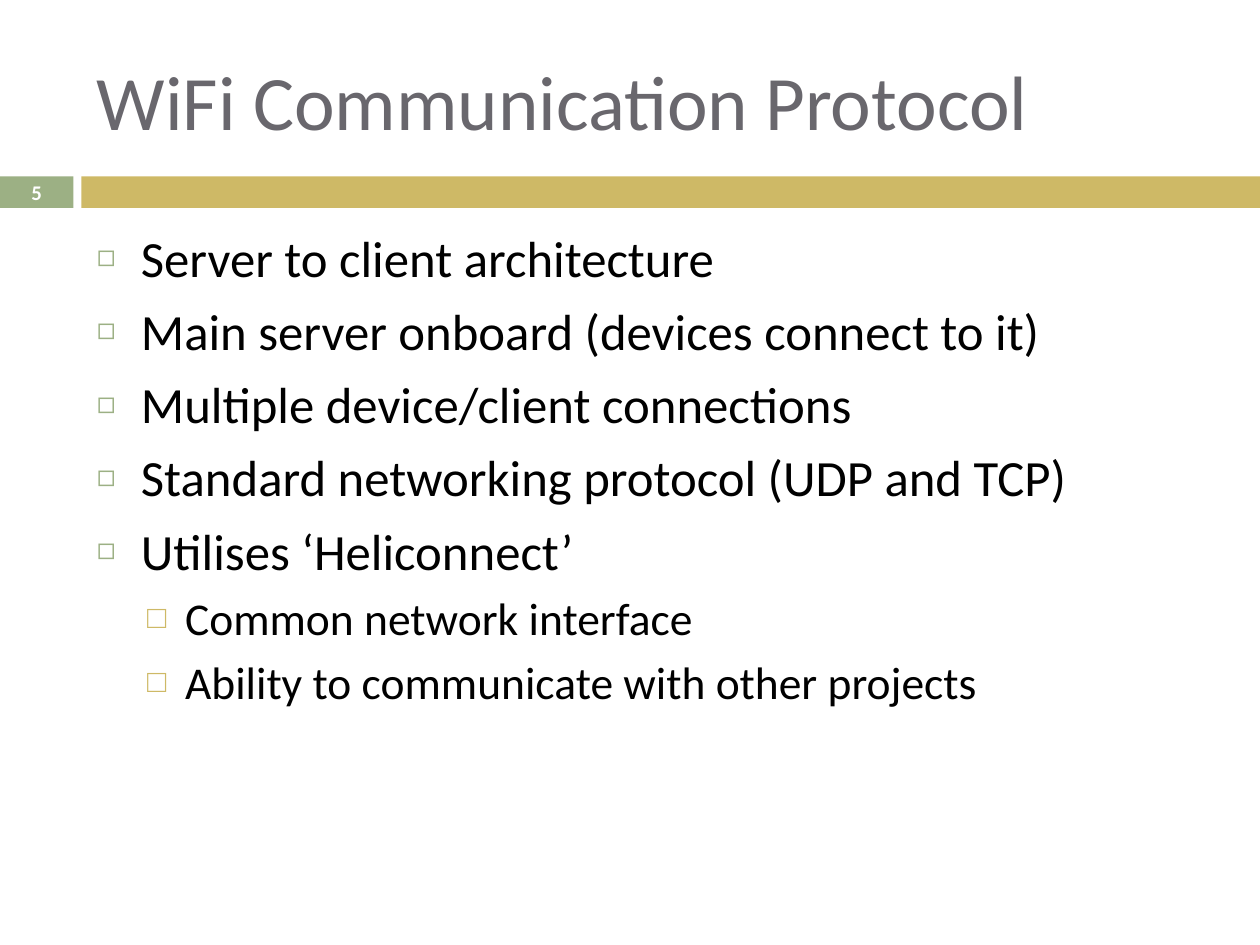
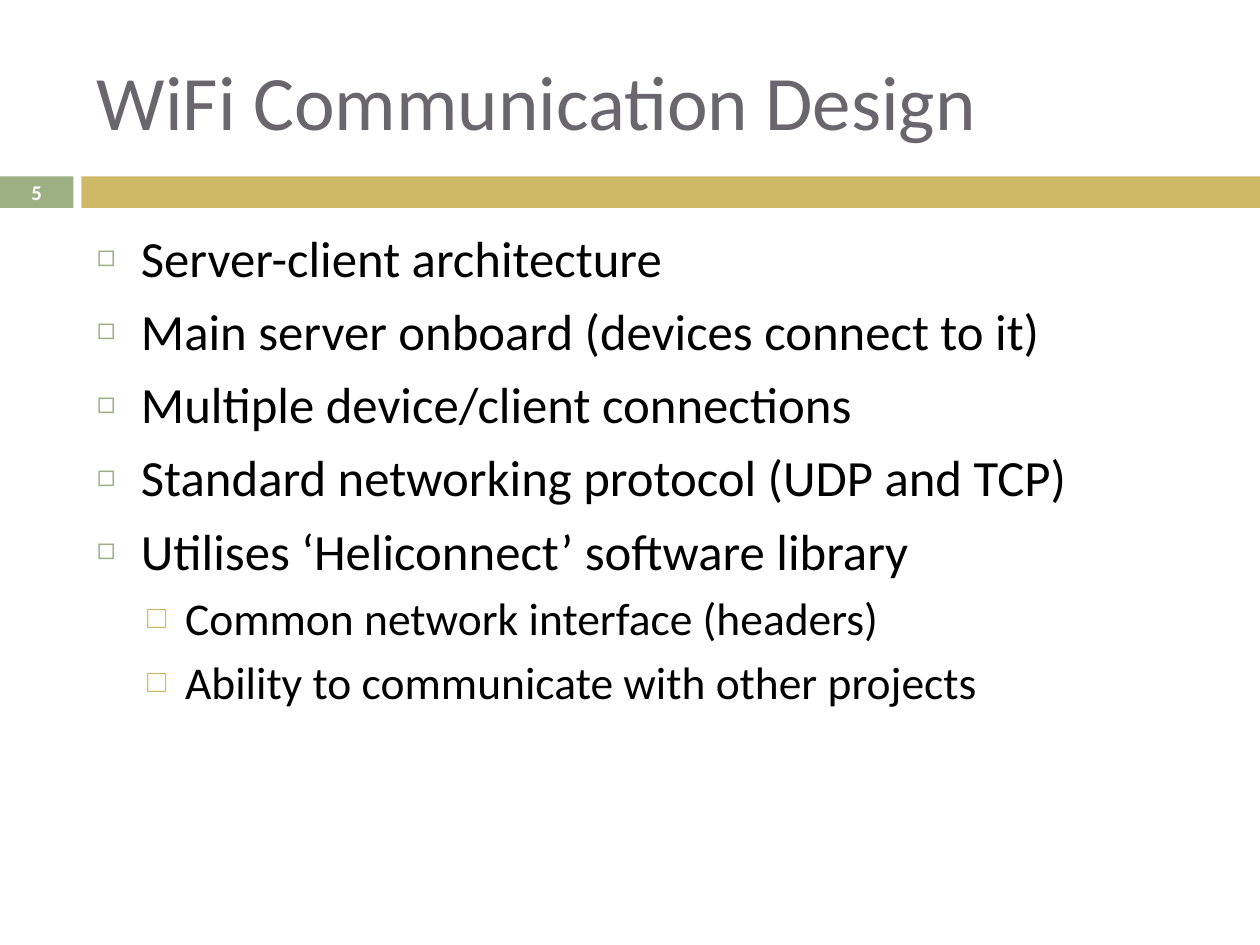
Before and after one commit to lijian8/ahns10, a slide deck: slide 5 of docproject/official_ahns/presentations/liam_semester1.pptx. Drawn at 1260x945 pixels with LibreOffice and Linux fonts; fonts in the diff are those of the drawing. Boxes give left, top, right and bottom in pixels: in the first picture for what was removed or moved away, otherwise in the second. Text is boxed around its words. In the diff, an @@ line names an element or a change of style, - is before the commit and + after.

```diff
--- a/docproject/official_ahns/presentations/liam_semester1.pptx
+++ b/docproject/official_ahns/presentations/liam_semester1.pptx
@@ title at bbox=[97, 77, 976, 143]: text changed @@
-WiFi Communication Protocol
+WiFi Communication Design
@@ text at bbox=[141, 241, 662, 278]: text changed @@
-◻ Server to client architecture
+◻ Server-client architecture
@@ text at bbox=[141, 533, 908, 641]: text changed; size 26 to 29 pt @@
-◻ Utilises ‘Heliconnect’
-  □ Common network interface
+◻ Utilises ‘Heliconnect’ software library
+  □ Common network interface (headers)
```
Also in this commit, not shown: 9 other slides changed.
